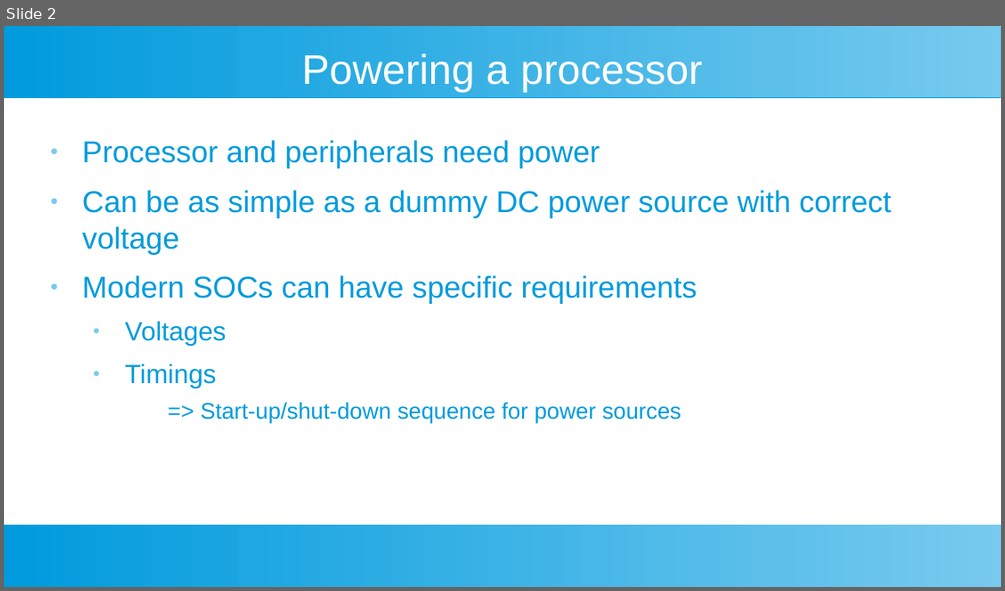
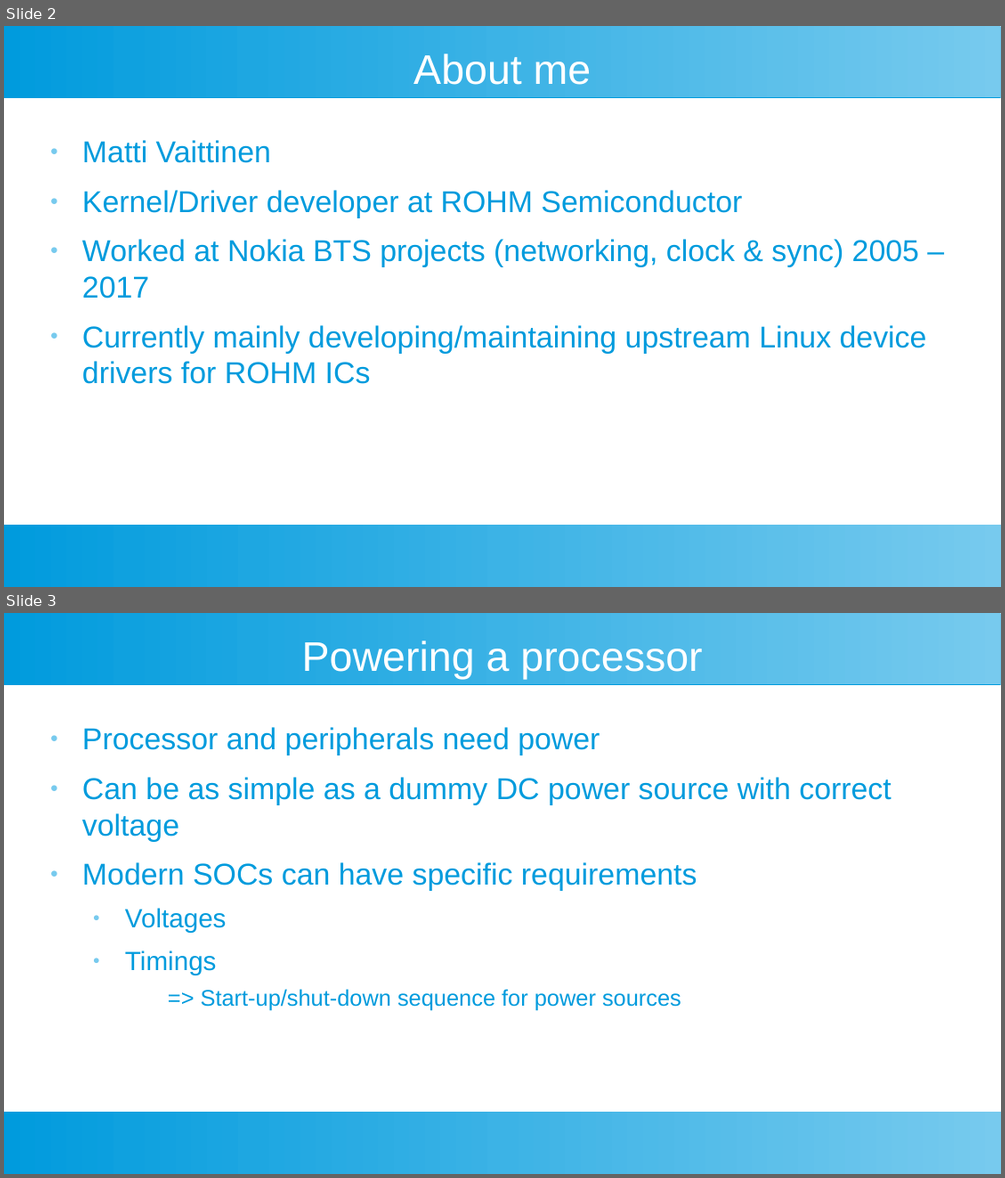
Before and after one commit to M-Vaittinen/babblings, a slide deck: PMIC/PMIC-babblings.odp. Shown one above the other, each under a label of ours: slide 2 before the commit, slides 2 and 3 after it. The pictures are 1005x591 and 1005x1178 pixels, drawn with LibreOffice and Linux fonts; fonts in the diff are those of the drawing. Boxes give left, top, right and bottom in pixels: in the first picture for what was removed or moved away, otherwise in the second. Text is boxed around its words. In the diff, an @@ line names an element or a change of style, - is before the commit and + after.

```diff
--- a/PMIC/PMIC-babblings.odp
+++ b/PMIC/PMIC-babblings.odp
@@ slide 2 added at bbox=[4, 26, 1001, 587], background #FFFFFF; not listed: 2 template elements that a slide beside it also shows @@
@@ title added at bbox=[413, 54, 591, 85], 33 pt, text #FFFFFF @@
+About me
@@ text added at bbox=[82, 140, 927, 384], 24 pt, text #009BDD @@
+● Matti Vaittinen
+● Kernel/Driver developer at ROHM Semiconductor
+● Worked at Nokia BTS projects (networking, clock & sync) 2005 – 2017
+● Currently mainly developing/maintaining upstream Linux device drivers for ROHM ICs
@@ what was slide 2 is now slide 3 @@
```
Also in this commit, not shown: 3 slides changed, 2 other slides added, 1 slide removed.
